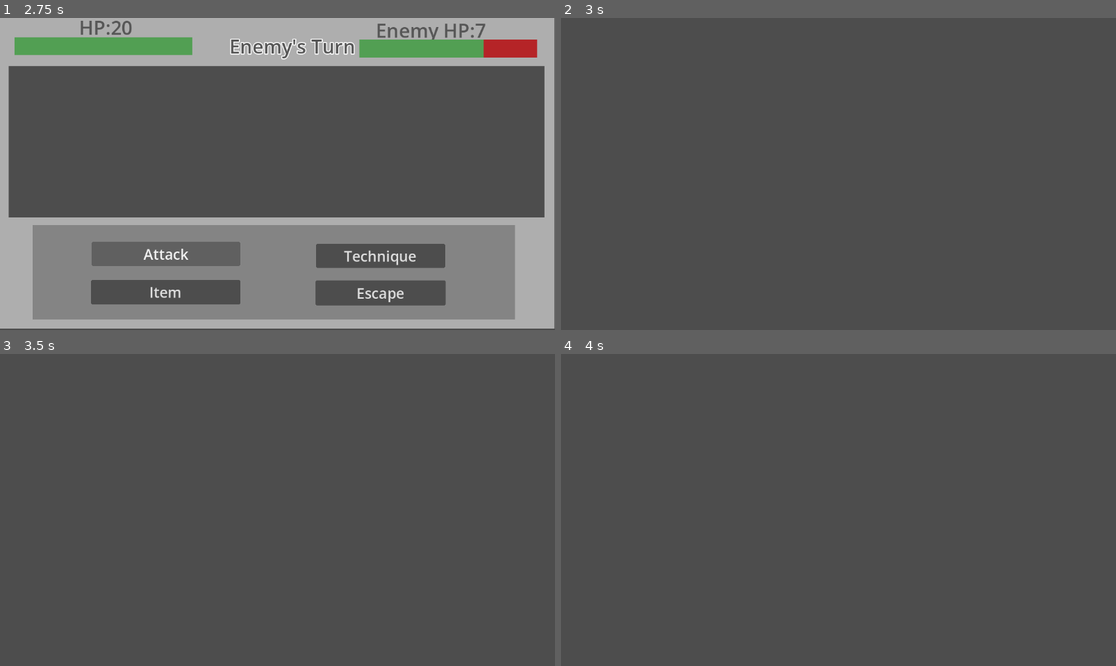
Above: before the commit, frames 1-4 (two rows, left to right).
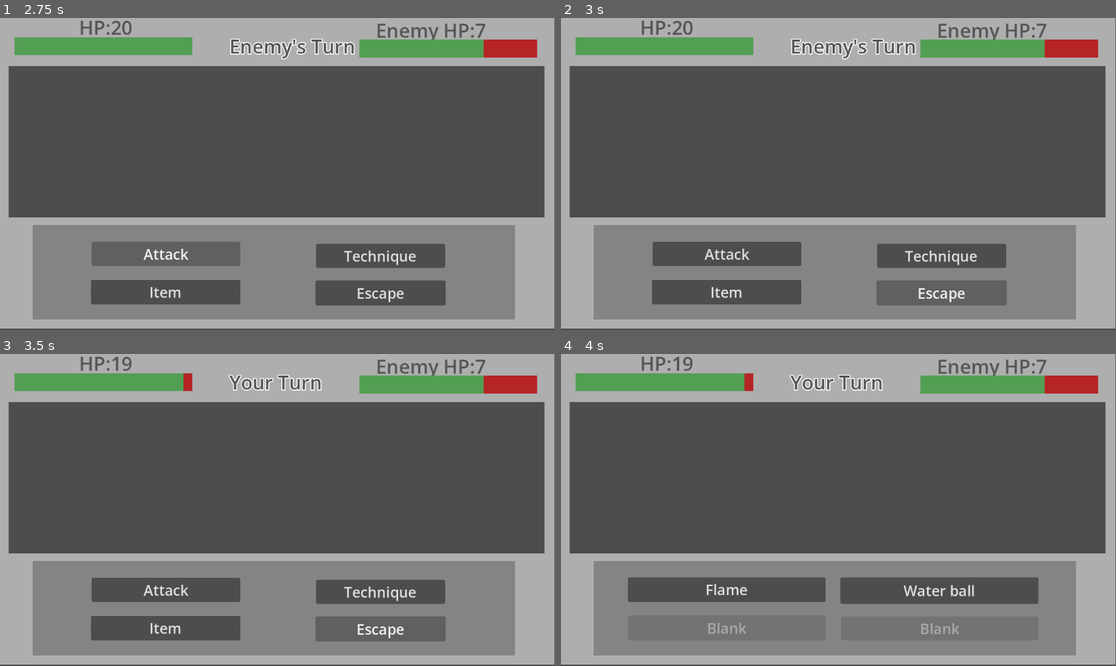
Above: after the commit, the same moments.

Repository: harrilo-boop/Final-design
Game: Godot game, scene res://scenes/map_scene/overworld.tscn
The game is run twice, just before and just after one commit, with the same random seed, the same clock (stepped at 60 frames per second) and the same inputs.
Inputs (mouse positions are in pixels of both pictures, inside the frame that each line leads up to):
- Up to frame 1 (2.75 s): tap Enter at 0.5 s; hold D (ui_right) 0.53-1.28 s; tap Space at 1.25 s; hold S (ui_down) 1.28-2 s; click "Attack" at 2 s
- Up to frame 2 (3 s): click "Escape" at 2.75 s
- Up to frame 3 (3.5 s): no input
- Up to frame 4 (4 s): click (943, 591) at 3.5 s, where only the run after the commit has a clickable "Technique"

Frame 1 is identical in both runs. In frame 2, 45% of the frame differs, in the area x 0-100%, y 0-100%; in frame 3, 45%; in frame 4, 47%.

Commit message:
making item inventory system and enemy

Diff:
--- a/final-project/resources/Enemy/Enemy_base2.tres
+++ b/final-project/resources/Enemy/Enemy_base2.tres
@@ -4,8 +4,8 @@
 
 [resource]
 script = ExtResource("1_75s5m")
-enemy_name = "Testing enemy 2"
-weak = 1
+enemy_name = "Slime"
+weak = 3
 resist = 2
 enemy_atk = 4
 enemy_hp = 5
--- a/final-project/resources/Enemy/Enemy_base3.tres
+++ b/final-project/resources/Enemy/Enemy_base3.tres
@@ -4,9 +4,10 @@
 
 [resource]
 script = ExtResource("1_syrnj")
-enemy_name = "Testing enemy 3"
-resist = 1
+enemy_name = "Monster wood"
+weak = 1
+resist = 2
 enemy_atk = 3
-enemy_hp = 8
+enemy_hp = 12
 xp_give = 15
 metadata/_custom_type_script = "uid://dfpgh1ebpmoho"
--- a/final-project/resources/Item/Attack_item/FlameBottle.tres
+++ b/final-project/resources/Item/Attack_item/FlameBottle.tres
@@ -8,5 +8,5 @@
 ability_type = 1
 item_name = "Flame bottle"
 description = "Fire type attackable item"
-max_stack_size = 5
+max_stack_size = 3
 metadata/_custom_type_script = "uid://dqhntiuxvj7ve"
--- a/final-project/resources/Item/Heal_item/HealPotion.tres
+++ b/final-project/resources/Item/Heal_item/HealPotion.tres
@@ -7,5 +7,5 @@
 heal_gain = 5
 item_name = "Heal Potion"
 description = "+5 heal player"
-max_stack_size = 10
+max_stack_size = 5
 metadata/_custom_type_script = "uid://gacep1hahf6f"
--- a/final-project/resources/Tech/Fire_tech2.tres
+++ b/final-project/resources/Tech/Fire_tech2.tres
@@ -8,5 +8,5 @@
 ability = 1
 tech_atk = 6
 tech_tp = 5
-required_level = 2
+required_level = 3
 metadata/_custom_type_script = "uid://cdhyyklnof0xc"
--- a/final-project/scenes/UI_scene/In_battle.tscn
+++ b/final-project/scenes/UI_scene/In_battle.tscn
@@ -49,9 +49,8 @@
 
 [sub_resource type="StyleBoxFlat" id="StyleBoxFlat_ft0od"]
 
-[node name="Node2D" type="Node2D" unique_id=1501097680 node_paths=PackedStringArray("Battle_end", "turn_label", "hp_ui", "enemy_ui", "change_turn", "player_bar", "enemy_bar", "options_button", "tech_options", "tech_1", "tech_2", "tech_3", "tech_4", "learn_tech_yes", "learn_tech_no", "learn_label")]
+[node name="Node2D" type="Node2D" unique_id=1501097680 node_paths=PackedStringArray("turn_label", "hp_ui", "enemy_ui", "change_turn", "player_bar", "enemy_bar", "options_button", "tech_options", "tech_1", "tech_2", "tech_3", "tech_4", "Battle_end", "learn_tech_yes", "learn_tech_no", "learn_label")]
 script = ExtResource("1_cve37")
-Battle_end = NodePath("Battle_End")
 turn_label = NodePath("Stats_UI/Turn_label")
 hp_ui = NodePath("Stats_UI/Playerhp_label")
 enemy_ui = NodePath("Stats_UI/Enemyhp_label")
@@ -66,6 +65,7 @@
 tech_2 = NodePath("Tech_options/Option2_button/Option2")
 tech_3 = NodePath("Tech_options/Option3_button/Option3")
 tech_4 = NodePath("Tech_options/Option4_button/Option4")
+Battle_end = NodePath("Battle_End")
 learn_tech_yes = NodePath("Battle_End/PanelContainer/Learn_yes")
 learn_tech_no = NodePath("Battle_End/PanelContainer2/Learn_no")
 learn_label = NodePath("Battle_End/learn_label")
--- a/final-project/scenes/character_scene/enemy.tscn
+++ b/final-project/scenes/character_scene/enemy.tscn
@@ -1,10 +1,31 @@
 [gd_scene format=3 uid="uid://bocov7t2rxj7c"]
+
+[ext_resource type="Script" uid="uid://yib0k8kw8snq" path="res://script/System_script/enemy.gd" id="1_ps6yo"]
 
 [sub_resource type="CircleShape2D" id="CircleShape2D_8tegq"]
 radius = 42.0
 
-[node name="Enemy" type="CharacterBody2D" unique_id=790093923 groups=["Enemy"]]
+[sub_resource type="RectangleShape2D" id="RectangleShape2D_u7x4n"]
+size = Vector2(69, 52.75)
+
+[node name="Enemy" type="CharacterBody2D" unique_id=790093923 node_paths=PackedStringArray("attack_area_timer") groups=["Enemy"]]
+script = ExtResource("1_ps6yo")
+attack_area_timer = NodePath("attack_area_timer")
 
 [node name="CollisionShape2D" type="CollisionShape2D" parent="." unique_id=1497424036]
 shape = SubResource("CircleShape2D_8tegq")
 debug_color = Color(0.96854955, 0.16239247, 0.19665086, 0.41960785)
+
+[node name="Enemy_attack_area" type="Area2D" parent="." unique_id=2119028333]
+
+[node name="CollisionShape2D" type="CollisionShape2D" parent="Enemy_attack_area" unique_id=1921234853]
+position = Vector2(0, 74.625)
+shape = SubResource("RectangleShape2D_u7x4n")
+debug_color = Color(0.6745098, 0.3254902, 0.972549, 0.41960785)
+
+[node name="attack_area_timer" type="Timer" parent="." unique_id=1973593113]
+one_shot = true
+
+[connection signal="body_entered" from="Enemy_attack_area" to="." method="enter_attack_area"]
+[connection signal="body_exited" from="Enemy_attack_area" to="." method="leave_attack_area"]
+[connection signal="timeout" from="attack_area_timer" to="." method="_enter_battle_enemy"]
--- a/final-project/script/Global_script/global.gd
+++ b/final-project/script/Global_script/global.gd
@@ -40,6 +40,7 @@
 #For locating player's last position before entering the battle
 var last_position: Vector2 = Vector2.ZERO
 var last_scene:String = "overworld"
+var battle_entered_by:String = "player"
 
 #Enemy's stats
 var enemy_hp:int = 10
@@ -125,7 +126,7 @@
 		xp_level += 1
 		xp_needed = level_up(xp_level)
 		check_new_tech()
-	print("Lv.", xp_level, "| " , player_xp, "/" , xp_needed, "Current Experience")
+	print("Lv.", xp_level, "| " , player_xp, "/" , xp_needed, "Current experience to next level")
 
 func check_new_tech() -> void:
 	for tech in techs.values():
--- a/final-project/script/Resource_script/Item/consumable_item.gd
+++ b/final-project/script/Resource_script/Item/consumable_item.gd
@@ -2,3 +2,4 @@
 extends item_resource
 
 @export var heal_gain:int = 1
+@export var atk_boost:int = 1
--- a/final-project/script/System_script/battle.gd
+++ b/final-project/script/System_script/battle.gd
@@ -32,7 +32,6 @@
 var total_damage_atk:int = 0
 var total_enemy_atk:int = 0
 
-@export var Battle_end: Control
 @export var turn_label: Label
 @export var hp_ui: Label
 @export var enemy_ui: Label
@@ -47,13 +46,15 @@
 @export var tech_2: Button
 @export var tech_3: Button
 @export var tech_4: Button
+@export var Battle_end: Control
 @export var learn_tech_yes: Button
 @export var learn_tech_no: Button
 @export var learn_label: Label
 
 # Called when the node enters the scene tree for the first time.
 func _ready() -> void:
-	player_hp = Global.player_hp #connect the autoload data to battle
+	#connect the autoload data to battle
+	player_hp = Global.player_hp
 	max_hp = Global.max_player_hp
 	player_tp = Global.player_tp
 	max_tp = Global.player_tp
@@ -65,6 +66,12 @@
 	xp_earn = Global.xp_earn
 	xp_level = Global.xp_level
 	equipped_tech = Global.equipped_tech
+	if Global.battle_entered_by == "player":
+		player_turn = true
+		enemy_turn = false
+	elif Global.battle_entered_by == "enemy":
+		player_turn = false
+		enemy_turn = true
 	options_button.show()
 	tech_options.hide()
 	Battle_end.hide()
@@ -79,7 +86,7 @@
 	enemy_bar.max_value = max_enemy_hp
 	enemy_bar.value = enemy_hp
 	hp_ui.text = "HP:" + str(player_hp)
-	if Input.is_action_just_pressed("ui_cancel"):
+	if Input.is_action_just_pressed("ui_cancel") and replacing_tech == false:
 		options_button.show()
 		tech_options.hide()
 
@@ -125,11 +132,10 @@
 	Global.battle_hp_update(player_hp)
 	Global.battle_tp_update(player_tp)
 	Global.battle_xp_update(xp_earn)
-	print("New Tech =", Global.new_tech)
 	if Global.new_tech != null:
 		print("Show UI")
 		show_learn_ui()
-	else:
+	elif Global.new_tech == null:
 		print("Finish Battle")
 		finish_battle()
 
@@ -182,7 +188,8 @@
 	select_tech(3)
 
 func _escape() -> void:
-	get_tree().call_deferred("change_scene_to_file", "res://scenes/map_scene/overworld.tscn")
+	if player_turn == true and enemy_turn == false:
+		get_tree().call_deferred("change_scene_to_file", "res://scenes/map_scene/overworld.tscn")
 
 func select_tech(index:int)->void:
 	if replacing_tech:
--- /dev/null
+++ b/final-project/script/System_script/enemy.gd
@@ -0,0 +1,37 @@
+extends CharacterBody2D
+
+var speed:float = 2500
+var player: CharacterBody2D
+
+@export var attack_area_timer: Timer
+
+
+# Called when the node enters the scene tree for the first time.
+func _ready() -> void:
+	for node in get_tree().get_nodes_in_group("player"):
+		player = node
+
+
+# Called every frame. 'delta' is the elapsed time since the previous frame.
+func _process(delta: float) -> void:
+	#if not player == null:
+		#look_at(player.global_position)
+	#	velocity = Vector2(1, 0).rotated(rotation) * speed
+	pass
+
+func enter_attack_area(body: Node) -> void:
+	if body == self:
+		return
+	elif body is Player:
+		attack_area_timer.start()
+
+func leave_attack_area(body: Node2D) -> void:
+	if body == self:
+		return
+	elif body is Player:
+		attack_area_timer.stop()
+
+func _enter_battle_enemy() -> void:
+	Global.battle_entered_by == "enemy"
+	Global.last_position = global_position
+	get_tree().call_deferred("change_scene_to_file", "res://scenes/UI_scene/In_battle.tscn")
--- a/final-project/script/System_script/player.gd
+++ b/final-project/script/System_script/player.gd
@@ -94,6 +94,7 @@
 
 func _enter_battle() -> void:
 	Global.last_position = global_position
+	Global.battle_entered_by = "player"
 	get_tree().call_deferred("change_scene_to_file", "res://scenes/UI_scene/In_battle.tscn")
 	#Enter a battle and change the scene
 
Not shown, added: final-project/script/System_script/enemy.gd.uid
